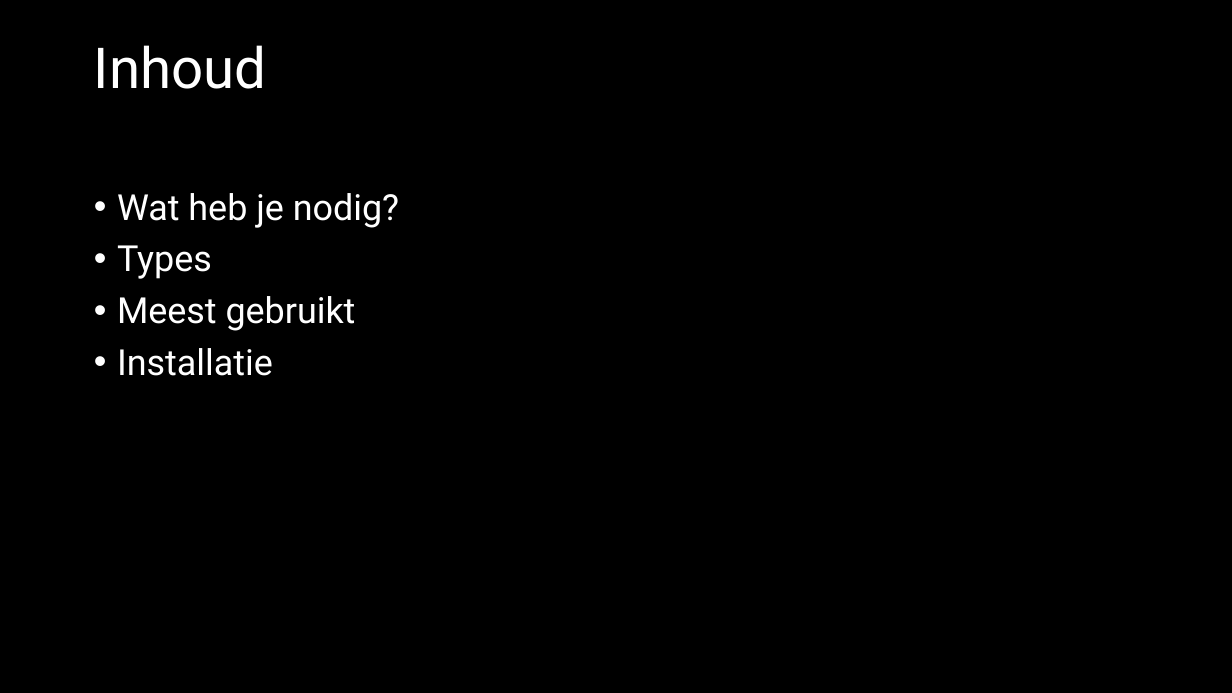
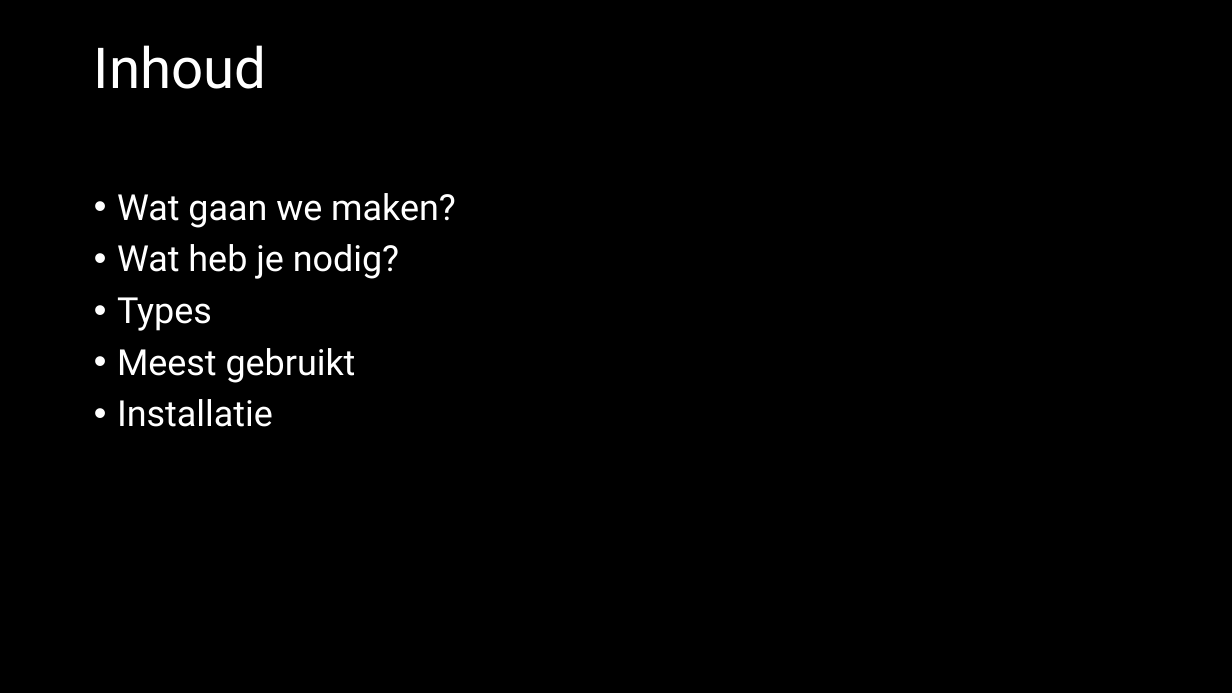
Before and after one commit to jheidebrink-ma/m5prog_opdrachtensite, a slide deck: slide 2 of Presentaties_versie_d/01 Docker en Env.pptx. Drawn at 1232x693 pixels with LibreOffice and Linux fonts; fonts in the diff are those of the drawing. Boxes give left, top, right and bottom in pixels: in the first picture for what was removed or moved away, otherwise in the second. Text is boxed around its words. In the diff, an @@ line names an element or a change of style, - is before the commit and + after.

```diff
--- a/Presentaties_versie_d/01 Docker en Env.pptx
+++ b/Presentaties_versie_d/01 Docker en Env.pptx
@@ text at (117, 193, 456, 228): paragraph added @@
+• Wat gaan we maken?
```
Also in this commit, not shown: 4 other slides changed, 1 slide added, 24 other files.
